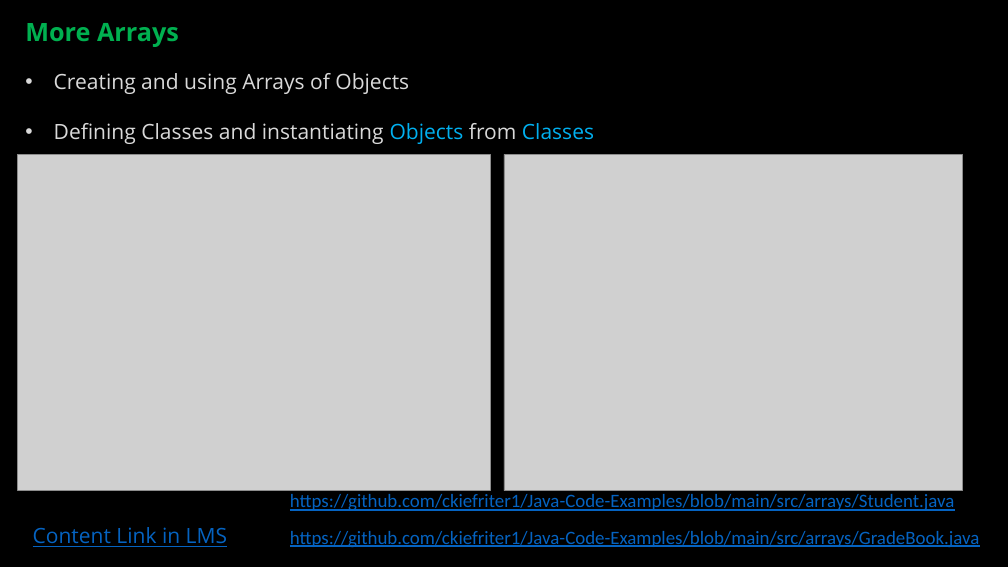
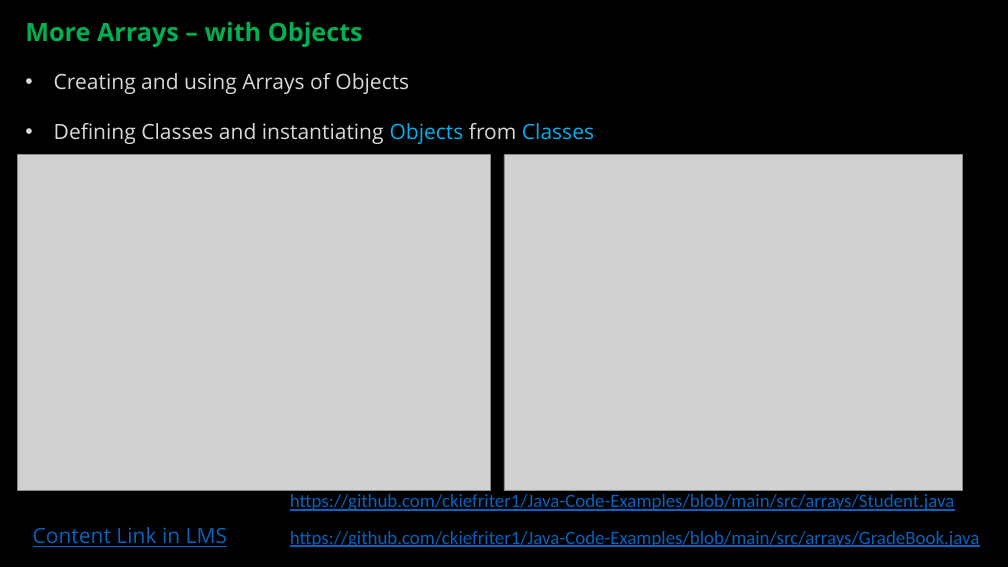
Before and after one commit to ckiefriter1/PT-BESD, a slide deck: slide 6 of Week3/BESD Week 3.pptx (slide 4 before the commit). Drawn at 1008x567 pixels with LibreOffice and Linux fonts; fonts in the diff are those of the drawing; grey boxes stand for pictures. Boxes give left, top, right and bottom in pixels: in the first picture for what was removed or moved away, otherwise in the second. Text is boxed around its words. In the diff, an @@ line names an element or a change of style, - is before the commit and + after.

```diff
--- a/Week3/BESD Week 3.pptx
+++ b/Week3/BESD Week 3.pptx
@@ text at <box>25,22,363,47</box>: text changed @@
-More Arrays
+More Arrays – with Objects
```
Also in this commit, not shown: 2 other slides changed, 1 slide added, 1 slide removed, 22 other files.
